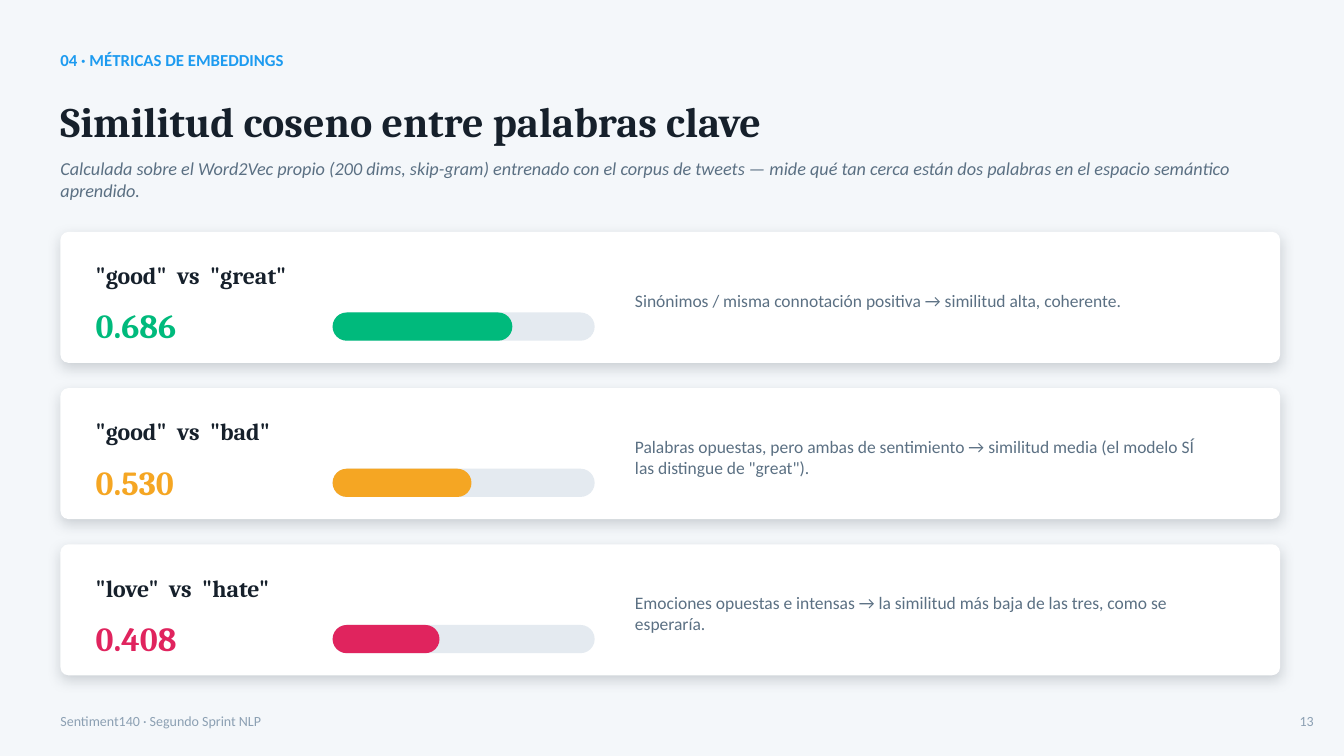
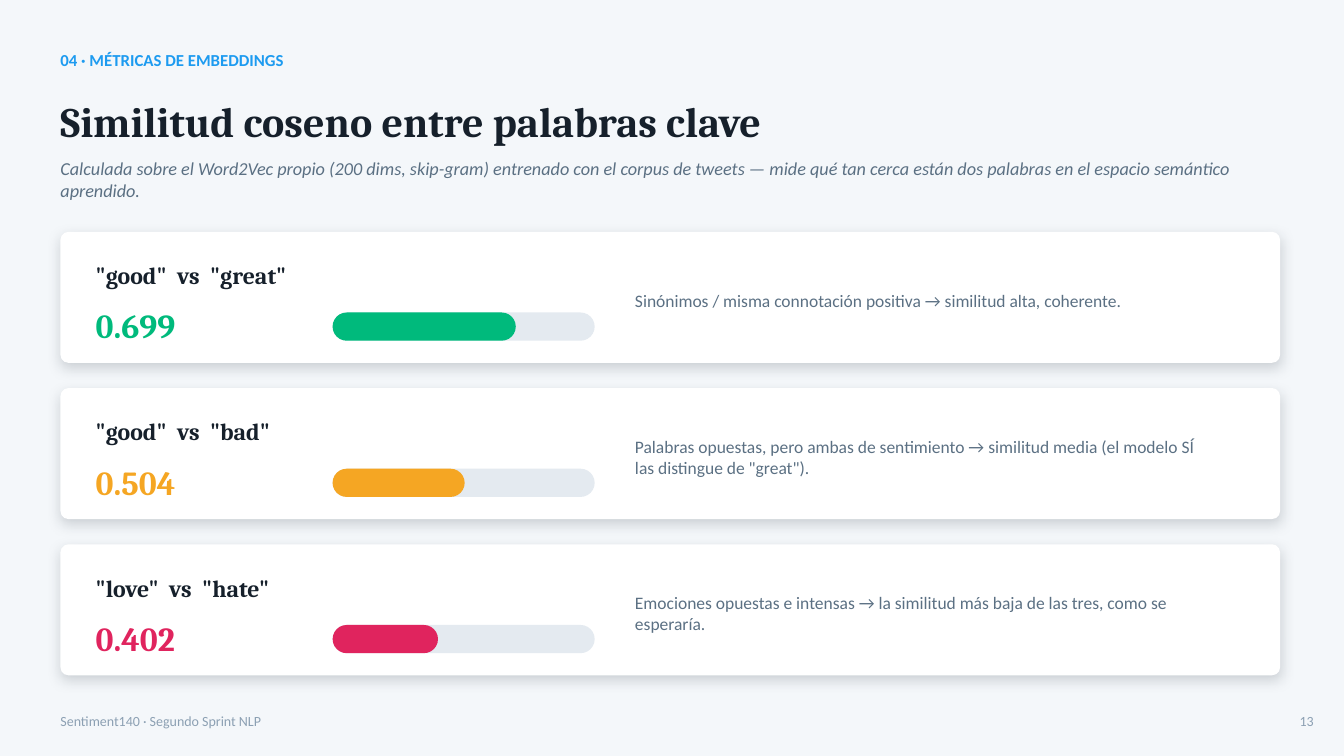
Before and after one commit to XioSawin/DiplomaturaIA, a slide deck: slide 15 of TP3/TP_Sprint2_Presentacion_Resultados.pptx. Drawn at 1344x756 pixels with LibreOffice and Linux fonts; fonts in the diff are those of the drawing. Boxes give left, top, right and bottom in pixels: in the first picture for what was removed or moved away, otherwise in the second. Text is boxed around its words. In the diff, an @@ line names an element or a change of style, - is before the commit and + after.

```diff
--- a/TP3/TP_Sprint2_Presentacion_Resultados.pptx
+++ b/TP3/TP_Sprint2_Presentacion_Resultados.pptx
@@ text at [96,315,176,339]: text changed @@
-0.686
+0.699
@@ rounded rectangle: place and size @@
-rounded rectangle at [333,313,512,341]
+rounded rectangle at [333,313,516,341]
@@ text at [96,472,176,496]: text changed @@
-0.530
+0.504
@@ rounded rectangle: place and size @@
-rounded rectangle at [333,469,472,497]
+rounded rectangle at [333,469,465,497]
@@ text at [96,628,175,652]: text changed @@
-0.408
+0.402
```
Also in this commit, not shown: 8 other slides changed.
